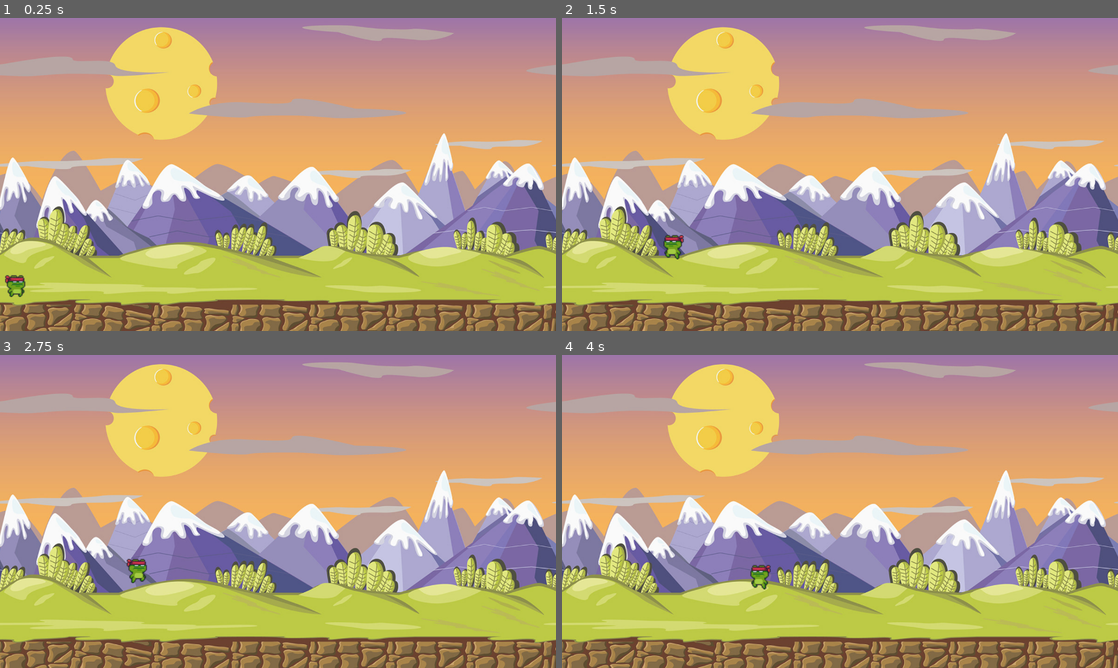
Above: before the commit, frames 1-4 (two rows, left to right).
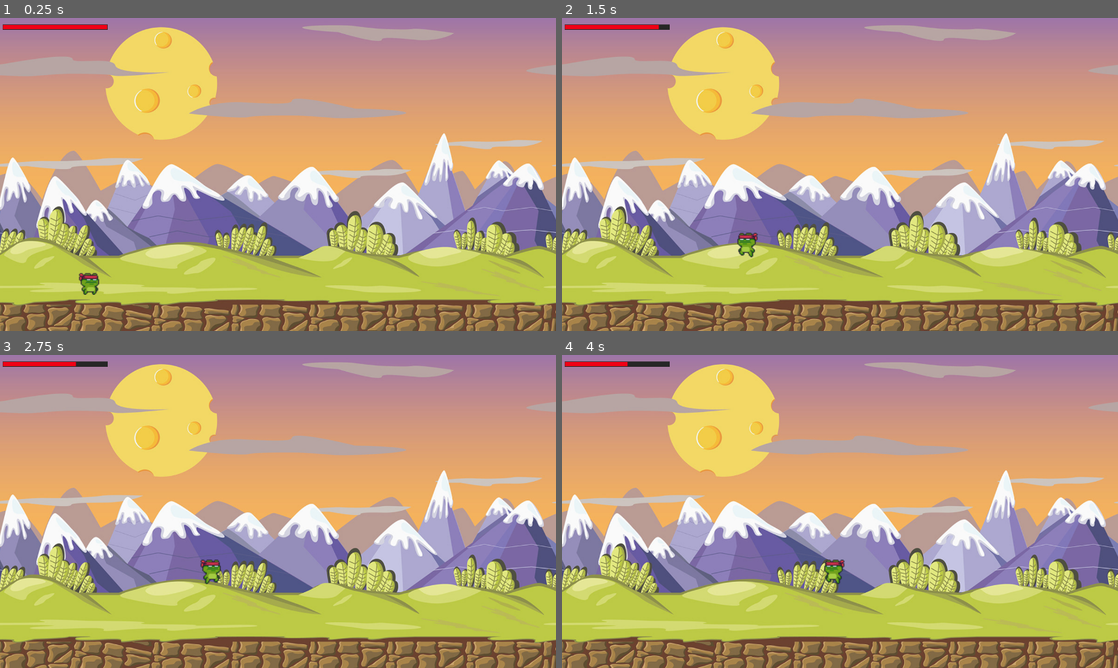
Above: after the commit, the same moments.

Repository: NinjaSphinXO/Adventure-Game
Game: Godot game, scene res://Scenes/level.tscn
Two runs of this game, one before a commit and one after it. Both use one fixed random seed, a clock stepped at 60 frames per second and the inputs below.
Inputs:
- Up to frame 1 (0.25 s): no input
- Up to frame 2 (1.5 s): tap Enter at 0.5 s; hold D (right) 0.53-1.28 s; hold Space (jump) 0.53-1.28 s; tap H (H, bound only after the commit) at 0.6 s; hold A (left) from 1.28 s (still down); tap Space (jump) at 1.35 s
- Up to frame 3 (2.75 s): tap Space (jump) at 1.52, 1.82 s; tap H (H, bound only after the commit) at 1.55, 2.1 s; release A (left) at 2.03 s; hold D (right) from 2.03 s (still down); hold Space (jump) from 2.03 s (still down)
- Up to frame 4 (4 s): release Space (jump) at 2.78 s; tap H (H, bound only after the commit) at 2.85 s; tap Space (jump) at 3.02, 3.32 s; release D (right) at 3.53 s; hold A (left) from 3.53 s (still down); hold Space (jump) from 3.53 s (still down)

The runs differ from the first frame. In frame 1, 0.8% of the frame differs, in the area x 0-20%, y 2-90%; in frame 2, 0.8%; in frame 3, 0.8%, in the area x 0-40%, y 2-74%; in frame 4, 0.8%.

Commit message:
Your commit message

Diff:
--- /dev/null
+++ b/first-game/Scenes/health_bar.gd
@@ -0,0 +1,28 @@
+extends ProgressBar
+
+
+var health = 0
+
+func _set_health(new_health):
+	var prev_health = health
+	health = min(max_value,new_health)
+	value = health
+
+	if health <= 0:
+		queue_free()
+
+	if health < prev_health:
+		$Timer.start()
+	else:
+		$DamageBar.value = health
+
+func init_health(_health):
+	health = _health
+	max_value = health
+	value = health
+	$DamageBar.max_value = health
+	$DamageBar.value = health
+
+
+func _on_timer_timeout() -> void:
+	$DamageBar.value = health
--- a/first-game/Scenes/level.tscn
+++ b/first-game/Scenes/level.tscn
@@ -11,4 +11,3 @@
 texture = ExtResource("1_33wwg")
 
 [node name="Player" parent="." instance=ExtResource("1_naepg")]
-position = Vector2(-64, 305)
--- a/first-game/Scenes/player.gd
+++ b/first-game/Scenes/player.gd
@@ -1,49 +1,93 @@
 extends Node2D
 
-var velocity: = Vector2()
-var gravity:  = 2000 # Gravity value
-var jump_force: = -800 # The force applied when jumping
-var is_on_ground: = false # To check if the character is on the ground
-var is_jumping: = false
+var velocity = Vector2()
+var gravity: float = 2000
+var jump_force: float = -800
+var is_on_ground: bool = false
+var is_jumping: bool = false
+var health: int = 100
+var is_dead: = false
+
+@onready var player_animation = $PlayerAnimation/PlayerAnimation
+@onready var health_bar = $HealthBar
+@onready var game_over_label = $CanvasLayer/GameOver
+@onready var dark_overlay = $CanvasLayer/DarkOverlay
 
 func _ready() -> void:
-	pass
+	health = 100
+	health_bar.init_health(health)
+	game_over_label.visible = false
+	dark_overlay.visible = false
+	is_dead = false
 
 func _process(delta: float) -> void:
+	if is_dead:
+		return
+
 	if Input.is_action_pressed("right"):
-		position += Vector2(1,0) * 400 * delta
-		$PlayerAnimation.flip_h = false
+		player_animation.position += Vector2(1, 0) * 400 * delta
+		player_animation.flip_h = false
 		if not is_jumping:
-			$PlayerAnimation.play("move")
-
+			player_animation.play("move")
 	elif Input.is_action_pressed("left"):
-		position += Vector2(1,0) * -400 * delta
-		$PlayerAnimation.flip_h = true
+		player_animation.position += Vector2(1, 0) * -400 * delta
+		player_animation.flip_h = true
 		if not is_jumping:
-			$PlayerAnimation.play("move")
+			player_animation.play("move")
 	elif not is_jumping:
 		velocity.x = 0
-		$PlayerAnimation.play("idle")
+		player_animation.play("idle")
 
 	if Input.is_action_pressed("jump") and is_on_ground:
 		velocity.y = jump_force
-		$PlayerAnimation.play("jump")
+		player_animation.play("jump")
 		$JumpSound.play()
 		is_jumping = true
 
+	# Testing health decrease with the "H" key
+	if Input.is_action_just_pressed("H"):
+		health -= 10
+		health_bar._set_health(health)
+		$HitSound.play()
+
+	# Check if health is 0 or below
+	if health <= 0:
+
+		show_game_over()
 
 	# Apply gravity
 	velocity.y += gravity * delta
 
 	# Update position
-	position += velocity * delta
+	player_animation.position.y += velocity.y * delta
 
 	# Check if the character is on the ground
-	if position.y >= 305:
-		position.y = 305
+	if player_animation.position.y >= 678:
+		player_animation.position.y = 678
 		velocity.y = 0
 		is_on_ground = true
 		is_jumping = false
-
 	else:
 		is_on_ground = false
+
+func show_game_over() -> void:
+	is_dead = true
+	health = 1
+	# Show the dark overlay and game over label
+	dark_overlay.visible = true
+	game_over_label.visible = true
+	$DieSound.play()
+
+	# Optionally, add fade-in effect or animation to the label here
+	# Example: game_over_label.modulate.a = 0 and animate to 1
+
+	# Start a timer to restart the game after 2 seconds
+	var timer = Timer.new()
+	timer.wait_time = 2.0
+	timer.one_shot = true
+	timer.connect("timeout", Callable(self, "_on_timeout"))  # Use Callable for connecting signals
+	add_child(timer)
+	timer.start()
+
+func _on_timeout() -> void:
+	get_tree().reload_current_scene()
--- a/first-game/Scenes/player.tscn
+++ b/first-game/Scenes/player.tscn
@@ -1,10 +1,30 @@
-[gd_scene load_steps=30 format=3 uid="uid://d1nof71rgomqi"]
+[gd_scene load_steps=37 format=3 uid="uid://d1nof71rgomqi"]
 
 [ext_resource type="Script" path="res://Scenes/player.gd" id="1_h1g66"]
+[ext_resource type="Script" path="res://Scenes/health_bar.gd" id="2_0wagt"]
 [ext_resource type="Texture2D" uid="uid://ddxgwgq6jjv1l" path="res://Main Characters/Ninja Frog/Idle (32x32).png" id="2_pg7my"]
 [ext_resource type="AudioStream" uid="uid://cjqfbq5kut7x5" path="res://Sounds/jump.mp3" id="3_1qisw"]
 [ext_resource type="Texture2D" uid="uid://bbrug10qobekl" path="res://Main Characters/Ninja Frog/Run (32x32).png" id="3_atuh4"]
+[ext_resource type="AudioStream" uid="uid://43k6uyrswa53" path="res://Sounds/hit.wav" id="3_hacbd"]
+[ext_resource type="AudioStream" uid="uid://dht2kfqfj4qwv" path="res://Sounds/die.wav" id="3_pklnq"]
 [ext_resource type="Texture2D" uid="uid://ddxusyr8bctv4" path="res://Main Characters/Ninja Frog/Jump (32x32).png" id="3_uoolo"]
+
+[sub_resource type="StyleBoxEmpty" id="StyleBoxEmpty_7nkxp"]
+
+[sub_resource type="StyleBoxFlat" id="StyleBoxFlat_j76po"]
+bg_color = Color(0.939049, 0, 0.086112, 1)
+
+[sub_resource type="StyleBoxFlat" id="StyleBoxFlat_ev5kd"]
+bg_color = Color(0.147672, 0.147672, 0.147672, 1)
+expand_margin_left = 1.0
+expand_margin_top = 1.0
+expand_margin_right = 1.0
+expand_margin_bottom = 1.0
+shadow_color = Color(0, 0, 0, 0.27451)
+shadow_offset = Vector2(0, 1)
+
+[sub_resource type="StyleBoxFlat" id="StyleBoxFlat_qtvmi"]
+bg_color = Color(1, 1, 1, 1)
 
 [sub_resource type="AtlasTexture" id="AtlasTexture_pqgnv"]
 atlas = ExtResource("2_pg7my")
@@ -191,12 +211,86 @@
 [node name="Player" type="Node2D"]
 script = ExtResource("1_h1g66")
 
-[node name="PlayerAnimation" type="AnimatedSprite2D" parent="."]
-position = Vector2(100, 305)
+[node name="HealthBar" type="ProgressBar" parent="."]
+z_index = 1
+offset_left = 7.0
+offset_top = 16.0
+offset_right = 247.0
+offset_bottom = 26.0
+theme_override_styles/background = SubResource("StyleBoxEmpty_7nkxp")
+theme_override_styles/fill = SubResource("StyleBoxFlat_j76po")
+value = 60.0
+show_percentage = false
+script = ExtResource("2_0wagt")
+
+[node name="DamageBar" type="ProgressBar" parent="HealthBar"]
+z_index = -1
+layout_mode = 1
+anchors_preset = 15
+anchor_right = 1.0
+anchor_bottom = 1.0
+grow_horizontal = 2
+grow_vertical = 2
+theme_override_styles/background = SubResource("StyleBoxFlat_ev5kd")
+theme_override_styles/fill = SubResource("StyleBoxFlat_qtvmi")
+value = 80.0
+show_percentage = false
+
+[node name="Timer" type="Timer" parent="HealthBar"]
+wait_time = 0.4
+one_shot = true
+
+[node name="DieSound" type="AudioStreamPlayer2D" parent="."]
+stream = ExtResource("3_pklnq")
+volume_db = -10.0
+
+[node name="HitSound" type="AudioStreamPlayer2D" parent="."]
+stream = ExtResource("3_hacbd")
+volume_db = -10.0
+
+[node name="JumpSound" type="AudioStreamPlayer2D" parent="."]
+stream = ExtResource("3_1qisw")
+volume_db = -10.0
+
+[node name="PlayerAnimation" type="BoxContainer" parent="."]
+anchors_preset = 9
+anchor_bottom = 1.0
+offset_left = 178.0
+offset_top = -73.0
+offset_right = 178.0
+offset_bottom = -73.0
+grow_vertical = 2
+
+[node name="PlayerAnimation" type="AnimatedSprite2D" parent="PlayerAnimation"]
+position = Vector2(28, 678)
 scale = Vector2(2, 2)
 sprite_frames = SubResource("SpriteFrames_uxbjl")
 animation = &"jump"
 
-[node name="JumpSound" type="AudioStreamPlayer2D" parent="."]
-stream = ExtResource("3_1qisw")
-volume_db = -10.0
+[node name="CanvasLayer" type="CanvasLayer" parent="."]
+
+[node name="DarkOverlay" type="ColorRect" parent="CanvasLayer"]
+anchors_preset = 15
+anchor_right = 1.0
+anchor_bottom = 1.0
+grow_horizontal = 2
+grow_vertical = 2
+color = Color(0, 0, 0, 0.568627)
+
+[node name="GameOver" type="Label" parent="CanvasLayer"]
+anchors_preset = 8
+anchor_left = 0.5
+anchor_top = 0.5
+anchor_right = 0.5
+anchor_bottom = 0.5
+offset_left = -172.0
+offset_top = -41.5
+offset_right = 172.0
+offset_bottom = 41.5
+grow_horizontal = 2
+grow_vertical = 2
+theme_override_font_sizes/font_size = 60
+text = "Game Over"
+uppercase = true
+
+[connection signal="timeout" from="HealthBar/Timer" to="HealthBar" method="_on_timer_timeout"]
--- a/first-game/project.godot
+++ b/first-game/project.godot
@@ -47,3 +47,8 @@
 "events": [Object(InputEventKey,"resource_local_to_scene":false,"resource_name":"","device":-1,"window_id":0,"alt_press …(191 unchanged characters)…
 ]
 }
+H={
+"deadzone": 0.5,
+"events": [Object(InputEventKey,"resource_local_to_scene":false,"resource_name":"","device":-1,"window_id":0,"alt_pressed":false,"shift_pressed":false,"ctrl_pressed":false,"meta_pressed":false,"pressed":false,"keycode":0,"physical_keycode":72,"key_label":0,"unicode":104,"location":0,"echo":false,"script":null)
+]
+}
Not shown, added: first-game/Sounds/die.wav.import
Not shown, added: first-game/Sounds/hit.wav.import
Not shown, added: first-game/Sounds/die.wav
Not shown, added: first-game/Sounds/hit.wav
